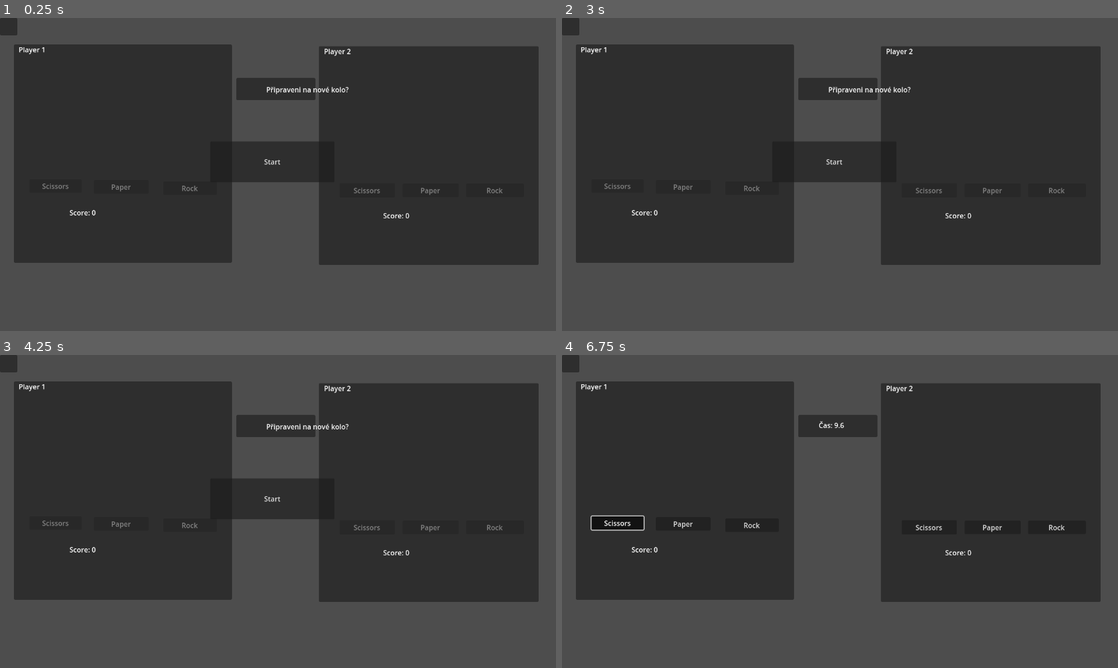
Above: before the commit, frames 1-4 (two rows, left to right).
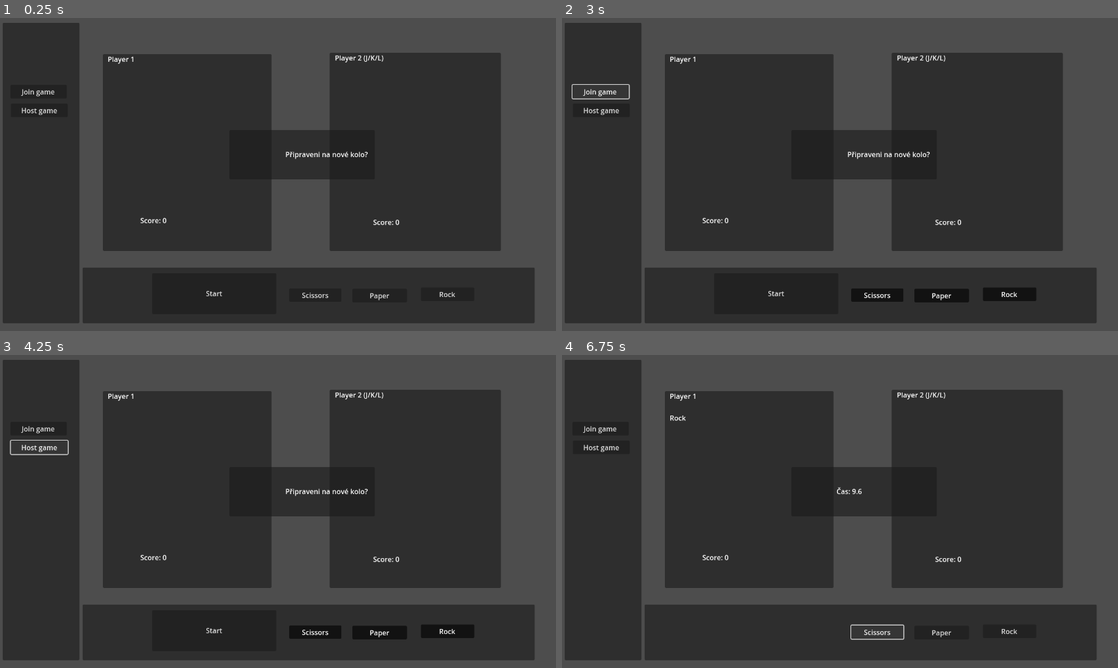
Above: after the commit, the same moments.

Repository: LordLobotom/SnarkScissors
Game: Godot game, scene res://scenes/Main.tscn
Same seed, same stepped clock (60 frames per second), same inputs: the game is played once before the commit and once after it.
Inputs (mouse positions are in pixels of both pictures, inside the frame that each line leads up to):
- Up to frame 1 (0.25 s): no input
- Up to frame 2 (3 s): click (1012, 293) at 0.5 s, where only the run after the commit has a clickable "Rock"; click (940, 296) at 1.25 s, where only the run after the commit has a clickable "Paper"; click (878, 296) at 2 s, where only the run after the commit has a clickable "Scissors"; click (600, 93) at 2.75 s, where only the run after the commit has a clickable "Join game"
- Up to frame 3 (4.25 s): click (38, 448) at 3.5 s, where only the run after the commit has a clickable "Host game"
- Up to frame 4 (6.75 s): click "Start" at 4.25 s; click (1012, 630) at 5 s, where only the run after the commit has a clickable "Rock"; click (940, 633) at 5.75 s, where only the run after the commit has a clickable "Paper"; click "Scissors" at 6.5 s

The runs differ from the first frame. In frame 1, 36% of the frame differs, in the area x 0-97%, y 0-98%; in frame 2, 36%; in frame 3, 36%; in frame 4, 38%.

Commit message:
UI and basic changes

Diff:
--- a/scenes/Main.tscn
+++ b/scenes/Main.tscn
@@ -17,10 +17,10 @@
 
 [node name="panPlayer1" type="Panel" parent="GameUI"]
 layout_mode = 0
-offset_left = 32.0
-offset_top = 61.0
-offset_right = 534.0
-offset_bottom = 563.0
+offset_left = 237.0
+offset_top = 83.0
+offset_right = 625.0
+offset_bottom = 536.0
 
 [node name="lblPlayerName" type="Label" parent="GameUI/panPlayer1"]
 layout_mode = 0
@@ -29,46 +29,26 @@
 offset_bottom = 23.0
 text = "Player 1"
 
-[node name="btnScissors" type="Button" parent="GameUI/panPlayer1"]
+[node name="lblChoice" type="Label" parent="GameUI/panPlayer1"]
 layout_mode = 0
-offset_left = 36.0
-offset_top = 310.0
-offset_right = 156.0
-offset_bottom = 341.0
-toggle_mode = true
-text = "Scissors"
-
-[node name="btnPaper" type="Button" parent="GameUI/panPlayer1"]
-layout_mode = 0
-offset_left = 184.0
-offset_top = 312.0
-offset_right = 310.0
-offset_bottom = 343.0
-toggle_mode = true
-text = "Paper"
-
-[node name="btnRock" type="Button" parent="GameUI/panPlayer1"]
-layout_mode = 0
-offset_left = 344.0
-offset_top = 315.0
-offset_right = 467.0
-offset_bottom = 346.0
-toggle_mode = true
-text = "Rock"
+offset_left = 11.0
+offset_top = 50.0
+offset_right = 120.0
+offset_bottom = 80.0
 
 [node name="btnScore" type="Label" parent="GameUI/panPlayer1"]
 layout_mode = 0
-offset_left = 128.0
-offset_top = 375.0
-offset_right = 358.0
-offset_bottom = 440.0
+offset_left = 86.0
+offset_top = 371.0
+offset_right = 316.0
+offset_bottom = 436.0
 
 [node name="panPlayer2" type="Panel" parent="GameUI"]
 layout_mode = 0
-offset_left = 734.0
-offset_top = 65.0
-offset_right = 1240.0
-offset_bottom = 568.0
+offset_left = 759.0
+offset_top = 80.0
+offset_right = 1153.0
+offset_bottom = 536.0
 
 [node name="lblPlayerName" type="Label" parent="GameUI/panPlayer2"]
 layout_mode = 0
@@ -77,81 +57,104 @@
 offset_bottom = 23.0
 text = "Player 2"
 
-[node name="btnPaper" type="Button" parent="GameUI/panPlayer2"]
+[node name="lblChoice" type="Label" parent="GameUI/panPlayer2"]
 layout_mode = 0
-offset_left = 193.0
-offset_top = 316.0
-offset_right = 322.0
-offset_bottom = 347.0
+offset_left = 12.0
+offset_top = 50.0
+offset_right = 120.0
+offset_bottom = 80.0
+
+[node name="btnScore" type="Label" parent="GameUI/panPlayer2"]
+layout_mode = 0
+offset_left = 100.0
+offset_top = 378.0
+offset_right = 334.0
+offset_bottom = 439.0
+
+[node name="panControl" type="Panel" parent="GameUI"]
+layout_mode = 0
+offset_left = 190.0
+offset_top = 574.0
+offset_right = 1231.0
+offset_bottom = 702.0
+
+[node name="btnRock" type="Button" parent="GameUI/panControl"]
+layout_mode = 0
+offset_left = 779.0
+offset_top = 46.0
+offset_right = 902.0
+offset_bottom = 77.0
+toggle_mode = true
+text = "Rock"
+
+[node name="btnPaper" type="Button" parent="GameUI/panControl"]
+layout_mode = 0
+offset_left = 621.0
+offset_top = 49.0
+offset_right = 747.0
+offset_bottom = 80.0
 toggle_mode = true
 text = "Paper"
 
-[node name="btnScissors" type="Button" parent="GameUI/panPlayer2"]
+[node name="btnScissors" type="Button" parent="GameUI/panControl"]
 layout_mode = 0
-offset_left = 48.0
-offset_top = 315.0
-offset_right = 175.0
-offset_bottom = 348.0
+offset_left = 476.0
+offset_top = 48.0
+offset_right = 596.0
+offset_bottom = 79.0
 toggle_mode = true
 text = "Scissors"
 
-[node name="btnRock" type="Button" parent="GameUI/panPlayer2"]
+[node name="btnStart" type="Button" parent="GameUI/panControl"]
 layout_mode = 0
-offset_left = 339.0
-offset_top = 316.0
-offset_right = 472.0
-offset_bottom = 347.0
-toggle_mode = true
-text = "Rock"
+offset_left = 160.0
+offset_top = 13.0
+offset_right = 446.0
+offset_bottom = 107.0
+text = "Start"
 
-[node name="btnScore" type="Label" parent="GameUI/panPlayer2"]
+[node name="panMessage" type="Panel" parent="GameUI"]
 layout_mode = 0
-offset_left = 148.0
-offset_top = 378.0
-offset_right = 382.0
-offset_bottom = 439.0
+offset_left = 528.0
+offset_top = 258.0
+offset_right = 863.0
+offset_bottom = 371.0
 
-[node name="panCenter" type="Panel" parent="GameUI"]
+[node name="lblResult" type="Label" parent="GameUI/panMessage"]
 layout_mode = 0
-offset_left = 544.0
-offset_top = 138.0
-offset_right = 726.0
-offset_bottom = 189.0
+offset_left = 129.0
+offset_top = 44.0
+offset_right = 178.0
+offset_bottom = 67.0
+text = "Result"
 
-[node name="lblCountDown" type="Label" parent="GameUI/panCenter"]
+[node name="lblCountDown" type="Label" parent="GameUI/panMessage"]
 layout_mode = 0
-offset_left = 47.0
-offset_top = 12.0
-offset_right = 139.0
-offset_bottom = 35.0
+offset_left = 104.0
+offset_top = 44.0
+offset_right = 196.0
+offset_bottom = 67.0
 text = "CountDown"
 
-[node name="lblResult" type="Label" parent="GameUI/panCenter"]
+[node name="panMenu" type="Panel" parent="GameUI"]
 layout_mode = 0
-offset_left = 69.0
-offset_top = 15.0
-offset_right = 118.0
-offset_bottom = 38.0
-text = "Result"
+offset_left = 6.0
+offset_top = 11.0
+offset_right = 183.0
+offset_bottom = 702.0
 
-[node name="lblVS" type="Label" parent="GameUI/panCenter"]
-visible = false
+[node name="btnJoinGame" type="Button" parent="GameUI/panMenu"]
 layout_mode = 0
-offset_left = 70.0
-offset_top = 16.0
-offset_right = 110.0
-offset_bottom = 39.0
-text = "VS"
+offset_left = 18.0
+offset_top = 143.0
+offset_right = 148.0
+offset_bottom = 174.0
+text = "Join game"
 
-[node name="panControl" type="Panel" parent="GameUI"]
+[node name="btnHostGame" type="Button" parent="GameUI/panMenu"]
 layout_mode = 0
-offset_right = 40.0
-offset_bottom = 40.0
-
-[node name="btnStart" type="Button" parent="GameUI/panControl"]
-layout_mode = 0
-offset_left = 484.0
-offset_top = 284.0
-offset_right = 770.0
-offset_bottom = 378.0
-text = "Start"
+offset_left = 19.0
+offset_top = 186.0
+offset_right = 150.0
+offset_bottom = 217.0
+text = "Host game"
--- a/scripts/Main.gd
+++ b/scripts/Main.gd
@@ -3,12 +3,21 @@
 const COUNTDOWN_TIME := 10.0
 const RESULT_DISPLAY_TIME := 3.0
 const FIGHT_BEGIN_TIME := 2.0
+
+# Player 2 key mapping
+const PLAYER2_KEYS = {
+	'j': GameManager.Choice.ROCK,
+	'k': GameManager.Choice.PAPER,
+	'l': GameManager.Choice.SCISSORS
+}
 
 var countdown_timer := COUNTDOWN_TIME
 var countdown_active := false
 var result_display_active := false
 var fight_begin_active := false
 var phase_timer := 0.0
+# Track if player 2 has chosen
+var player2_has_chosen := false
 
 func _ready():
 	connect_buttons()
@@ -33,30 +42,39 @@
 			check_round_status()
 
 func connect_buttons():
-	# Připojíme tlačítka pro výběr
-	$GameUI/panPlayer1/btnRock.connect("pressed", func(): set_choice(1, GameManager.Choice.ROCK))
-	$GameUI/panPlayer1/btnPaper.connect("pressed", func(): set_choice(1, GameManager.Choice.PAPER))
-	$GameUI/panPlayer1/btnScissors.connect("pressed", func(): set_choice(1, GameManager.Choice.SCISSORS))
-	$GameUI/panPlayer2/btnRock.connect("pressed", func(): set_choice(2, GameManager.Choice.ROCK))
-	$GameUI/panPlayer2/btnPaper.connect("pressed", func(): set_choice(2, GameManager.Choice.PAPER))
-	$GameUI/panPlayer2/btnScissors.connect("pressed", func(): set_choice(2, GameManager.Choice.SCISSORS))
+	# Připojíme tlačítka pro výběr (Player 1)
+	$GameUI/panControl/btnRock.connect("pressed", func(): set_choice(1, GameManager.Choice.ROCK))
+	$GameUI/panControl/btnPaper.connect("pressed", func(): set_choice(1, GameManager.Choice.PAPER))
+	$GameUI/panControl/btnScissors.connect("pressed", func(): set_choice(1, GameManager.Choice.SCISSORS))
 
 	# Připojíme tlačítko Start
 	$GameUI/panControl/btnStart.connect("pressed", start_new_round)
+
+	# Show hint for Player 2 controls
+	$GameUI/panPlayer2/lblPlayerName.text = "Player 2 (J/K/L)"
 
 func initialize_ui():
 	update_score_display()
 	show_start_screen()
 
 func show_start_screen():
-	$GameUI/panCenter/lblResult.text = "Připraveni na nové kolo?"
-	$GameUI/panCenter/lblCountDown.text = ""
+	$GameUI/panMessage/lblResult.text = "Připraveni na nové kolo?"
+	$GameUI/panMessage/lblCountDown.text = ""
 	$GameUI/panControl/btnStart.visible = true
 	set_buttons_disabled(true)
 	unselect_buttons($GameUI/panPlayer1)
 	unselect_buttons($GameUI/panPlayer2)
+	# Reset choice displays
+	$GameUI/panPlayer1/lblPlayerName.text = "Player 1"
+	$GameUI/panPlayer2/lblPlayerName.text = "Player 2 (J/K/L)"
 
 func start_new_round():
+	player2_has_chosen = false
+	GameManager.reset_choices()
+	show_start_screen()
+	fight_begin_active = true
+	phase_timer = FIGHT_BEGIN_TIME
+
 	GameManager.start_new_round()
 	$GameUI/panControl/btnStart.visible = false
 	start_fight_begin()
@@ -64,52 +82,54 @@
 func start_fight_begin():
 	fight_begin_active = true
 	phase_timer = FIGHT_BEGIN_TIME
-	$GameUI/panCenter/lblResult.text = "Fight begin!"
-	$GameUI/panCenter/lblCountDown.text = ""
+	$GameUI/panMessage/lblResult.text = "Fight begin!"
+	$GameUI/panMessage/lblCountDown.text = ""
 
 	# Zablokujeme tlačítka během "Fight begin"
 	set_buttons_disabled(true)
 
 func set_choice(player: int, choice):
 	# Povolujeme výběr pouze během aktivního odpočtu
-	if not countdown_active or GameManager.current_game_state != GameManager.GameState.ROUND_IN_PROGRESS:
+	if GameManager.current_game_state != GameManager.GameState.ROUND_IN_PROGRESS:
 		return
-
 	if player == 1 and GameManager.player1_choice == null:
 		GameManager.player1_choice = choice
-		highlight_selected_button(1, choice)
+		update_choice_display(1, choice)
+		set_buttons_disabled(true)
 	elif player == 2 and GameManager.player2_choice == null:
 		GameManager.player2_choice = choice
-		highlight_selected_button(2, choice)
-
-	# Pokud oba hráči vybrali, okamžitě vyhodnotíme
+		update_choice_display(2, choice)
+		player2_has_chosen = true
+	# Check if both players have chosen
 	if GameManager.player1_choice != null and GameManager.player2_choice != null:
-		countdown_active = false
-		evaluate_game()
-
-func highlight_selected_button(player: int, choice):
+		GameManager.process_choices()
+
+# Handle Player 2 keyboard input
+func _input(event):
+	if GameManager.current_game_state != GameManager.GameState.ROUND_IN_PROGRESS:
+		return
+	if GameManager.player2_choice == null and event is InputEventKey and event.pressed and not event.echo:
+		var key = OS.get_keycode_string(event.keycode).to_lower()
+		if key in PLAYER2_KEYS:
+			set_choice(2, PLAYER2_KEYS[key])
+
+func update_choice_display(player: int, choice):
+	# Show the player's choice in the lblChoice label in their panel
 	var panel_path = "GameUI/panPlayer" + str(player)
 	var panel = get_node(panel_path)
-
-	# Resetujeme všechna tlačítka v panelu
-	unselect_buttons(panel)
-
-	# Zvýrazníme vybrané tlačítko
-	var button_name = ""
+	var label = panel.get_node("lblChoice")
 	match choice:
 		GameManager.Choice.ROCK:
-			button_name = "btnRock"
+			label.text = "Rock"
 		GameManager.Choice.PAPER:
-			button_name = "btnPaper"
+			label.text = "Paper"
 		GameManager.Choice.SCISSORS:
-			button_name = "btnScissors"
-
-	if button_name != "":
-		var button = panel.get_node(button_name)
-		button.button_pressed = true
+			label.text = "Scissors"
+		_:
+			label.text = ""
 
 func update_countdown_label():
-	$GameUI/panCenter/lblCountDown.text = "Čas: %.1f" % max(0, countdown_timer)
+	$GameUI/panMessage/lblCountDown.text = "Čas: %.1f" % max(0, countdown_timer)
 
 func evaluate_game():
 	var winner = GameManager.evaluate_round()
@@ -130,13 +150,13 @@
 	result_text += "\nSkóre kola: %d - %d" % [GameManager.player1_round_wins, GameManager.player2_round_wins]
 
 	# Zobrazíme výsledek
-	$GameUI/panCenter/lblResult.text = result_text
+	$GameUI/panMessage/lblResult.text = result_text
 
 	# Aktualizujeme celkové skóre
 	update_score_display()
 
 	# Schováme odpočet
-	$GameUI/panCenter/lblCountDown.text = ""
+	$GameUI/panMessage/lblCountDown.text = ""
 
 	# Resetujeme choices v GameManageru
 	GameManager.reset_choices()
@@ -165,13 +185,13 @@
 	result_text += "\nSkóre kola: %d - %d" % [GameManager.player1_round_wins, GameManager.player2_round_wins]
 
 	# Zobrazíme výsledek
-	$GameUI/panCenter/lblResult.text = result_text
+	$GameUI/panMessage/lblResult.text = result_text
 
 	# Aktualizujeme skóre
 	update_score_display()
 
 	# Schováme odpočet
-	$GameUI/panCenter/lblCountDown.text = ""
+	$GameUI/panMessage/lblCountDown.text = ""
 
 	# Resetujeme choices
 	GameManager.reset_choices()
@@ -201,7 +221,7 @@
 		else:
 			winner_text = "🎉 HRÁČ 2 VYHRÁL KOLO! 🎉"
 
-		$GameUI/panCenter/lblResult.text = winner_text
+		$GameUI/panMessage/lblResult.text = winner_text
 		GameManager.finish_round()
 
 		# Po chvíli zobrazíme tlačítko pro nové kolo
@@ -213,8 +233,8 @@
 		start_fight_begin()
 
 func reset_ui():
-	$GameUI/panCenter/lblResult.text = ""
-	$GameUI/panCenter/lblCountDown.text = ""
+	$GameUI/panMessage/lblResult.text = ""
+	$GameUI/panMessage/lblCountDown.text = ""
 
 	# Resetujeme všechna tlačítka
 	unselect_buttons($GameUI/panPlayer1)
@@ -227,7 +247,7 @@
 	fight_begin_active = false
 
 	# Vymažeme "Fight begin" text
-	$GameUI/panCenter/lblResult.text = ""
+	$GameUI/panMessage/lblResult.text = ""
 
 	# Povolíme tlačítka pro výběr
 	set_buttons_disabled(false)
--- /dev/null
+++ b/scripts/NetworkingManager.gd
@@ -0,0 +1,45 @@
+extends Node
+
+signal peer_connected(id)
+signal peer_disconnected(id)
+signal connection_failed()
+signal connected_to_server()
+
+var network := null
+const PORT := 12345
+var host_ip := "127.0.0.1" # Default for local testing
+
+func host_game():
+	network = NetworkedMultiplayerENet.new()
+	network.create_server(PORT, 2)
+	get_tree().set_network_peer(network)
+	print("[NetworkingManager] Hosting game on port %d" % PORT)
+
+func join_game(ip := "127.0.0.1"):
+	host_ip = ip
+	network = NetworkedMultiplayerENet.new()
+	network.create_client(host_ip, PORT)
+	get_tree().set_network_peer(network)
+	print("[NetworkingManager] Joining host at %s:%d" % [host_ip, PORT])
+
+func _ready():
+	get_tree().connect("network_peer_connected", self, "_on_peer_connected")
+	get_tree().connect("network_peer_disconnected", self, "_on_peer_disconnected")
+	get_tree().connect("connection_failed", self, "_on_connection_failed")
+	get_tree().connect("connected_to_server", self, "_on_connected_to_server")
+
+func _on_peer_connected(id):
+	emit_signal("peer_connected", id)
+	print("[NetworkingManager] Peer connected: %s" % id)
+
+func _on_peer_disconnected(id):
+	emit_signal("peer_disconnected", id)
+	print("[NetworkingManager] Peer disconnected: %s" % id)
+
+func _on_connection_failed():
+	emit_signal("connection_failed")
+	print("[NetworkingManager] Connection failed!")
+
+func _on_connected_to_server():
+	emit_signal("connected_to_server")
+	print("[NetworkingManager] Connected to server!")
Not shown, added: scripts/NetworkingManager.gd.uid
